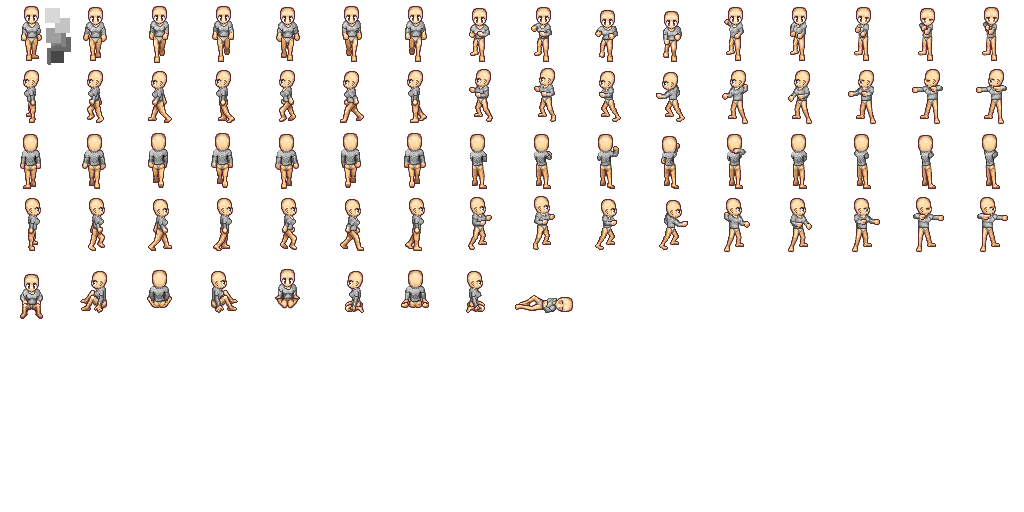
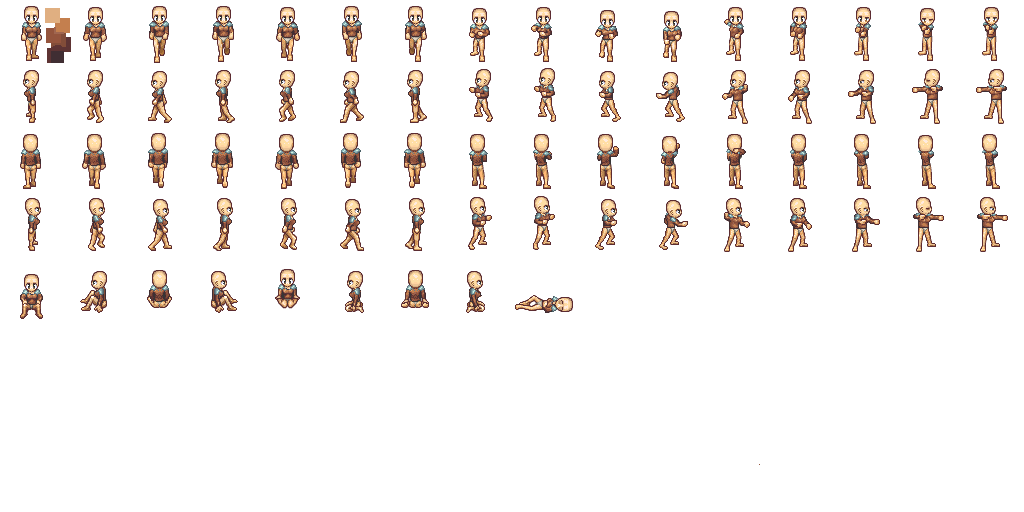
Layers edited between the first and the second 1024x512 image:
removed layer "Shoulders" over (21, 21, 1004, 312)
removed layer "Base Color palette" over (45, 8, 71, 65)
added layer "Pasted Layer" above "Pasted Layer #1" over (21, 21, 1005, 312)
added layer "Pasted Layer #1" above "Armor sprite" over (45, 8, 71, 63)
added layer "Armor sprite" above "Base sprite" over (20, 20, 1007, 465)
hid "Base sprite", painted on it over (20, 8, 1007, 465)
